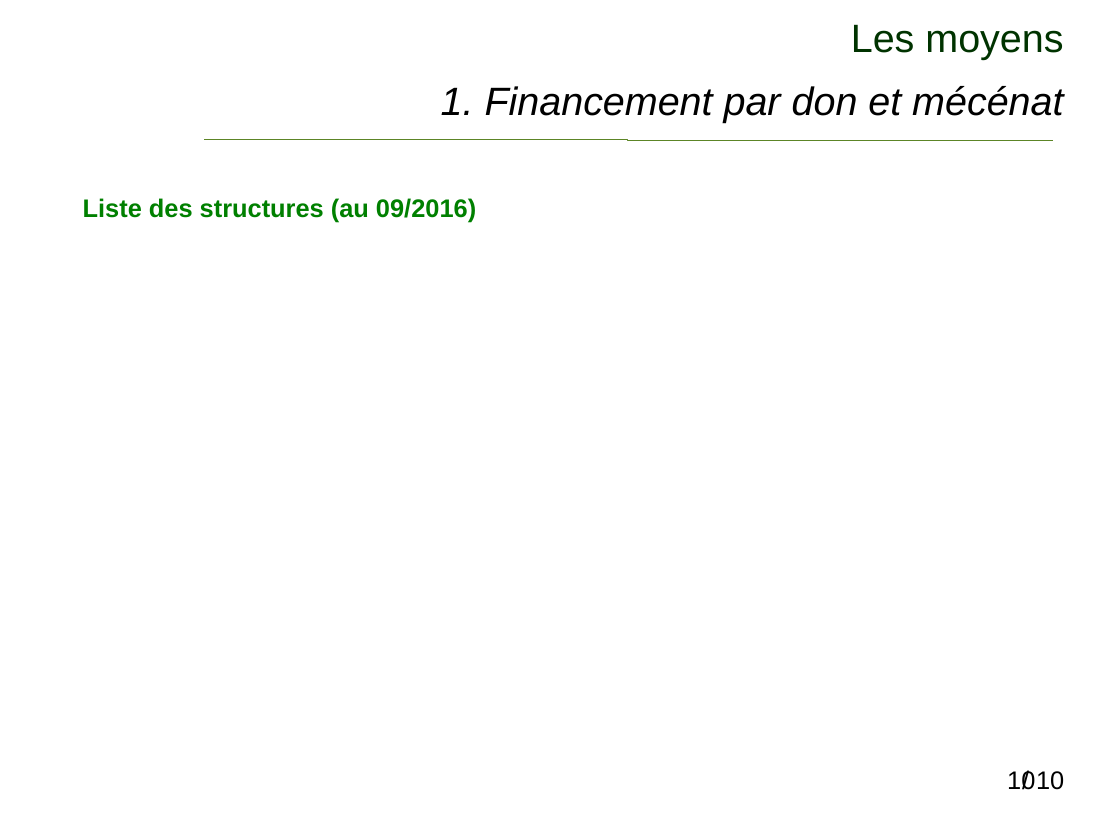
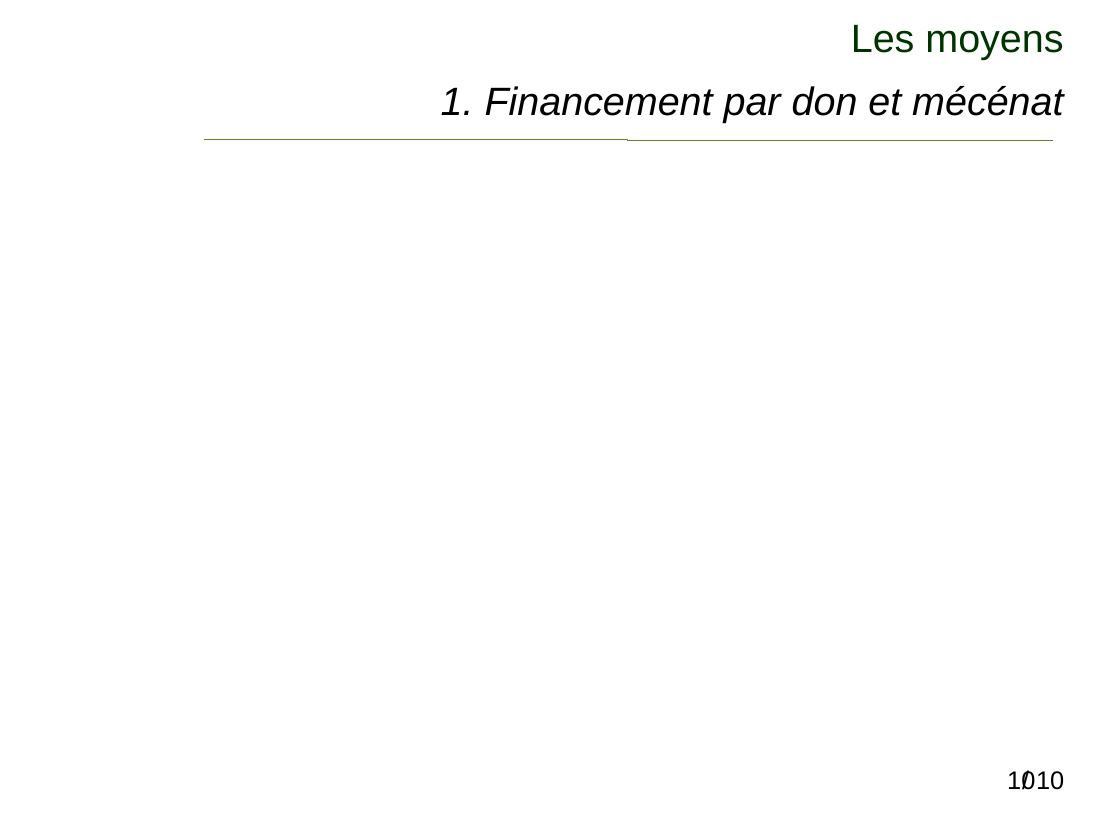
Before and after one commit to vivreanantes/VivreANantes_Complements, a slide deck: slide 10 of doc/MieuxTrierANantes_ProjetPluriAnnuel_2017-2019.ppt. Drawn at 1120x840 pixels with LibreOffice and Linux fonts; fonts in the diff are those of the drawing. Boxes give left, top, right and bottom in pixels: in the first picture for what was removed or moved away, otherwise in the second. Text is boxed around its words. In the diff, an @@ line names an element or a change of style, - is before the commit and + after.

```diff
--- a/doc/MieuxTrierANantes_ProjetPluriAnnuel_2017-2019.ppt
+++ b/doc/MieuxTrierANantes_ProjetPluriAnnuel_2017-2019.ppt
@@ text removed at [83, 198, 476, 223] @@
-Liste des structures (au 09/2016)
```
Also in this commit, not shown: 3 other slides changed, 4 other files.
